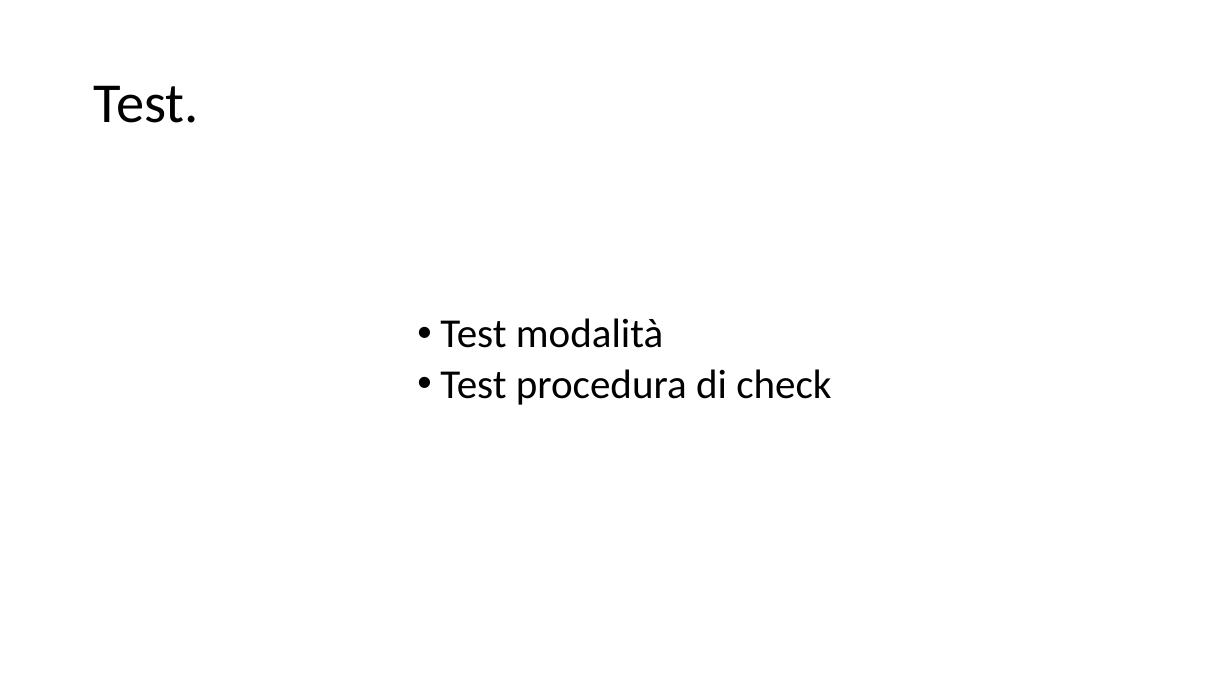
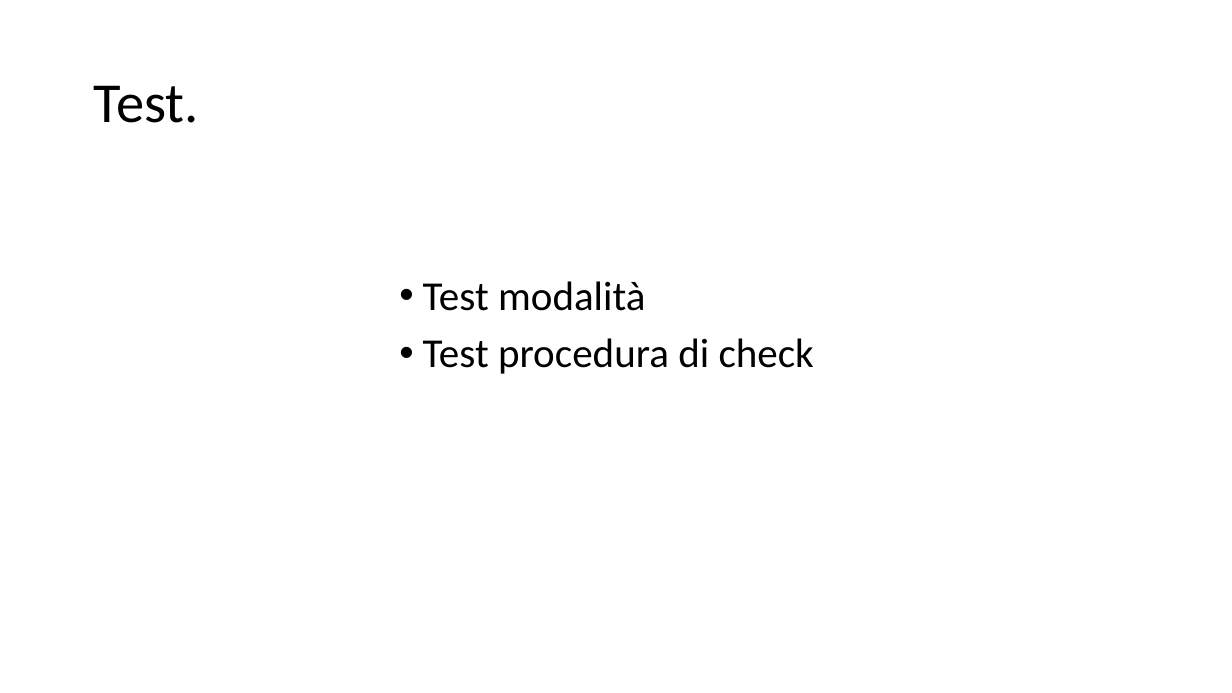
Before and after one commit to filippofinke/reaction-time-training, a slide deck: slide 17 of Presentations/Presentazione.pptx (slide 15 before the commit). Drawn at 1232x693 pixels with LibreOffice and Linux fonts; fonts in the diff are those of the drawing. Boxes give left, top, right and bottom in pixels: in the first picture for what was removed or moved away, otherwise in the second. Text is boxed around its words. In the diff, an @@ line names an element or a change of style, - is before the commit and + after.

Commit message:
modified presentation

```diff
--- a/Presentations/Presentazione.pptx
+++ b/Presentations/Presentazione.pptx
@@ text "Test modalità": place and size @@
-text "Test modalità" at [440, 318, 831, 405]
+text "Test modalità" at [423, 281, 814, 374]
@@ text "Test modalità" at [423, 281, 814, 374]: list level 8 to 1 in "Test modalità"; list level 8 to 1 in "Test procedura di check" @@
```
Also in this commit, not shown: 6 other slides changed, 2 slides added, 3 other files.
